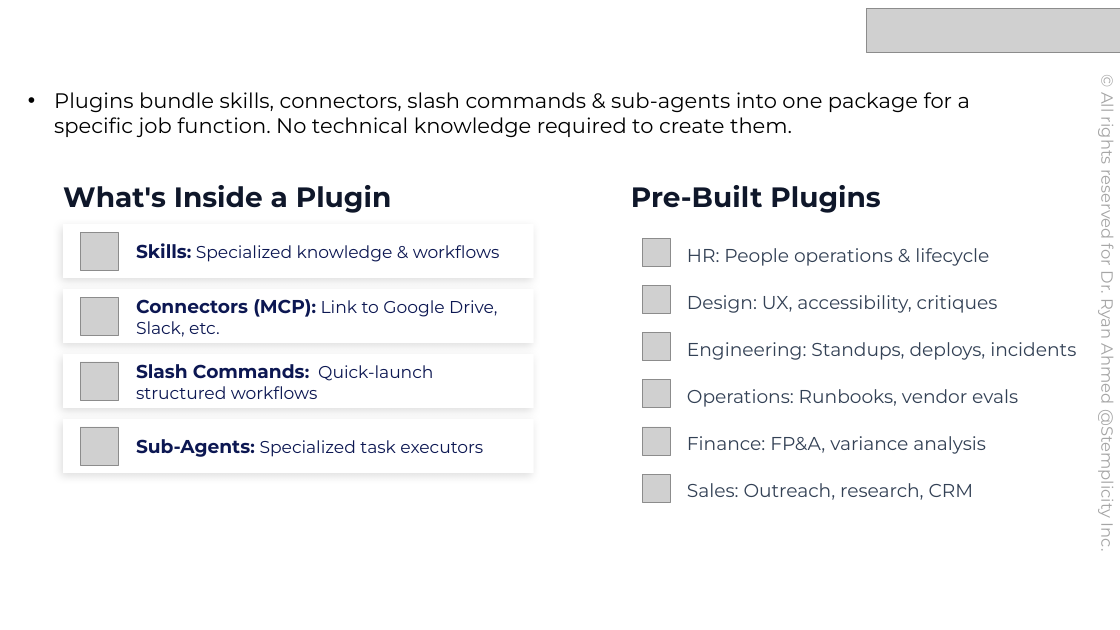
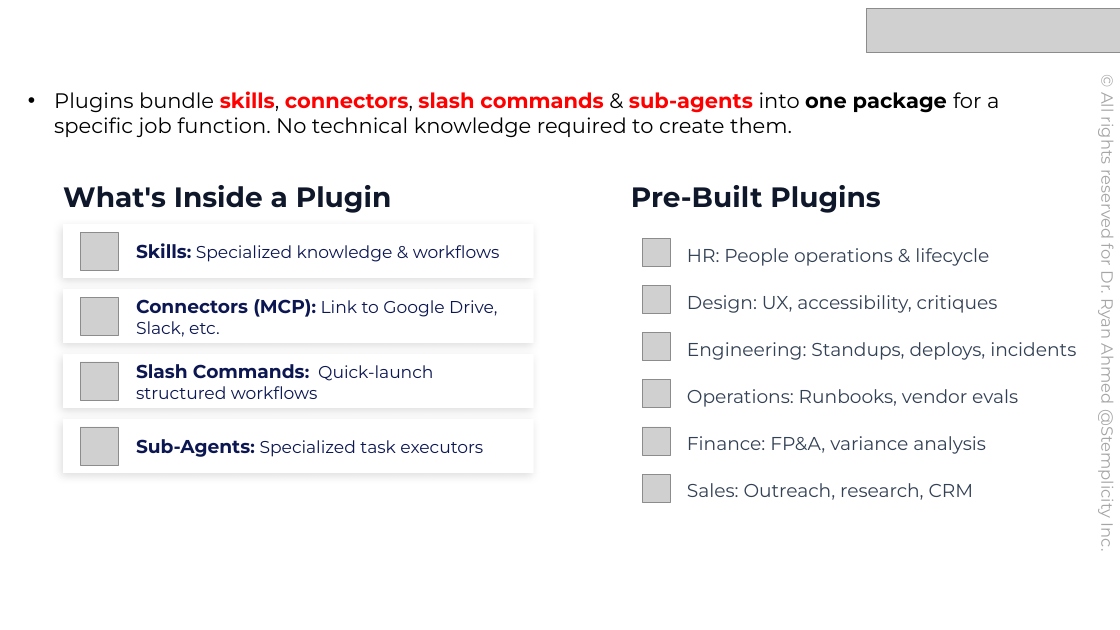
Before and after one commit to christseng89/ClaudeMastery, a slide deck: slide 31 of Claude Masterclass Materials/Module 2 - Claude Cowork/Claude Cowork.pptx. Drawn at 1120x630 pixels with LibreOffice and Linux fonts; fonts in the diff are those of the drawing; grey boxes stand for pictures; background and template pictures are left out. Boxes give left, top, right and bottom in pixels: in the first picture for what was removed or moved away, otherwise in the second. Text is boxed around its words. In the diff, an @@ line names an element or a change of style, - is before the commit and + after.

```diff
--- a/Claude Masterclass Materials/Module 2 - Claude Cowork/Claude Cowork.pptx
+++ b/Claude Masterclass Materials/Module 2 - Claude Cowork/Claude Cowork.pptx
@@ text "Plugins bundle skills, connectors, slash ..." at (54, 91, 999, 137): text colour #000000 to #FF0000 in "skills, connectors, slash commands sub-agents"; bold on in "skills, connectors, slash commands sub-agents one package" @@
```
Also in this commit, not shown: 1 other slide changed, 4 other files.
